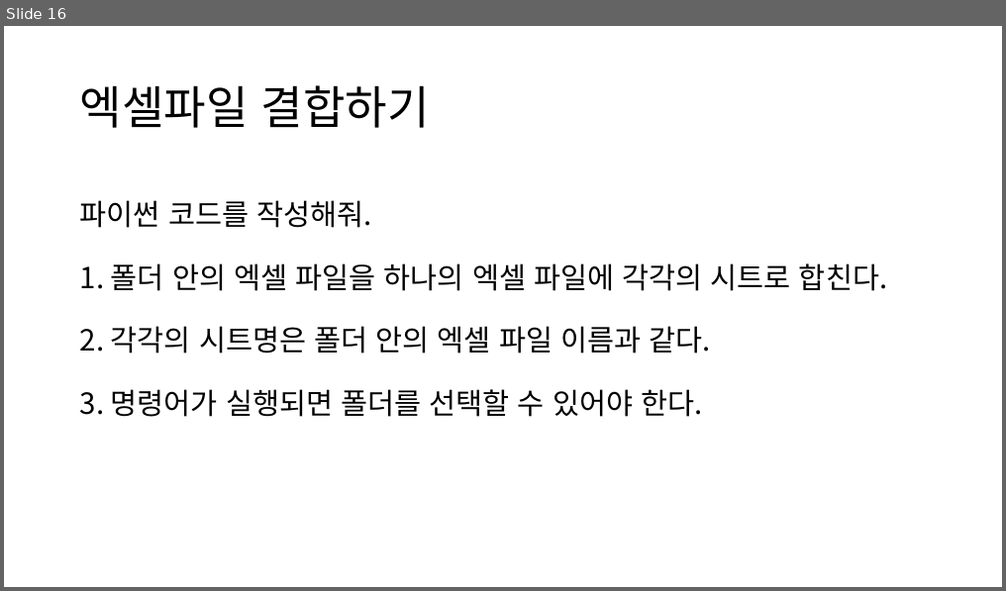
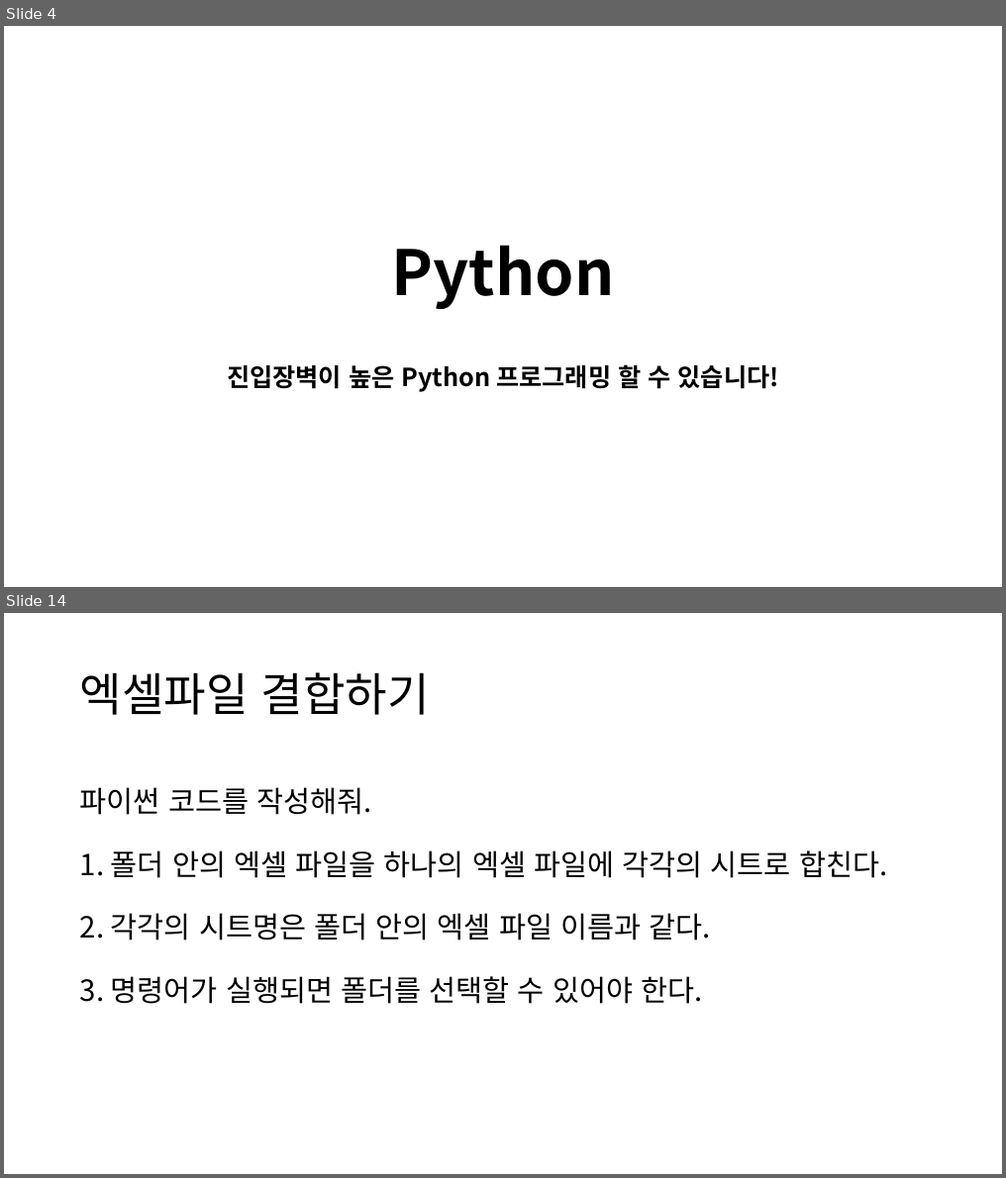
Before and after one commit to lolsaless/Python, a slide deck: 프롬프트 시연.pptx. Shown one above the other, each under a label of ours: slide 16 before the commit, slides 4 and 14 after it; the slides between them are not shown. The pictures are 1006x591 and 1006x1178 pixels, drawn with LibreOffice and Linux fonts; fonts in the diff are those of the drawing. Boxes give left, top, right and bottom in pixels: in the first picture for what was removed or moved away, otherwise in the second. Text is boxed around its words. In the diff, an @@ line names an element or a change of style, - is before the commit and + after.

```diff
--- a/프롬프트 시연.pptx
+++ b/프롬프트 시연.pptx
@@ slide 4 added at (4, 26, 1002, 587), background #FFFFFF @@
@@ title added at (392, 245, 615, 309), 60 pt, text #000000, bold @@
+Python
@@ subtitle added at (227, 365, 779, 392), 24 pt, text #000000, bold @@
+진입장벽이 높은 Python 프로그래밍 할 수 있습니다!
@@ what was slide 16 is now slide 14 @@
```
Also in this commit, not shown: 13 slides changed, 2 slides removed.
